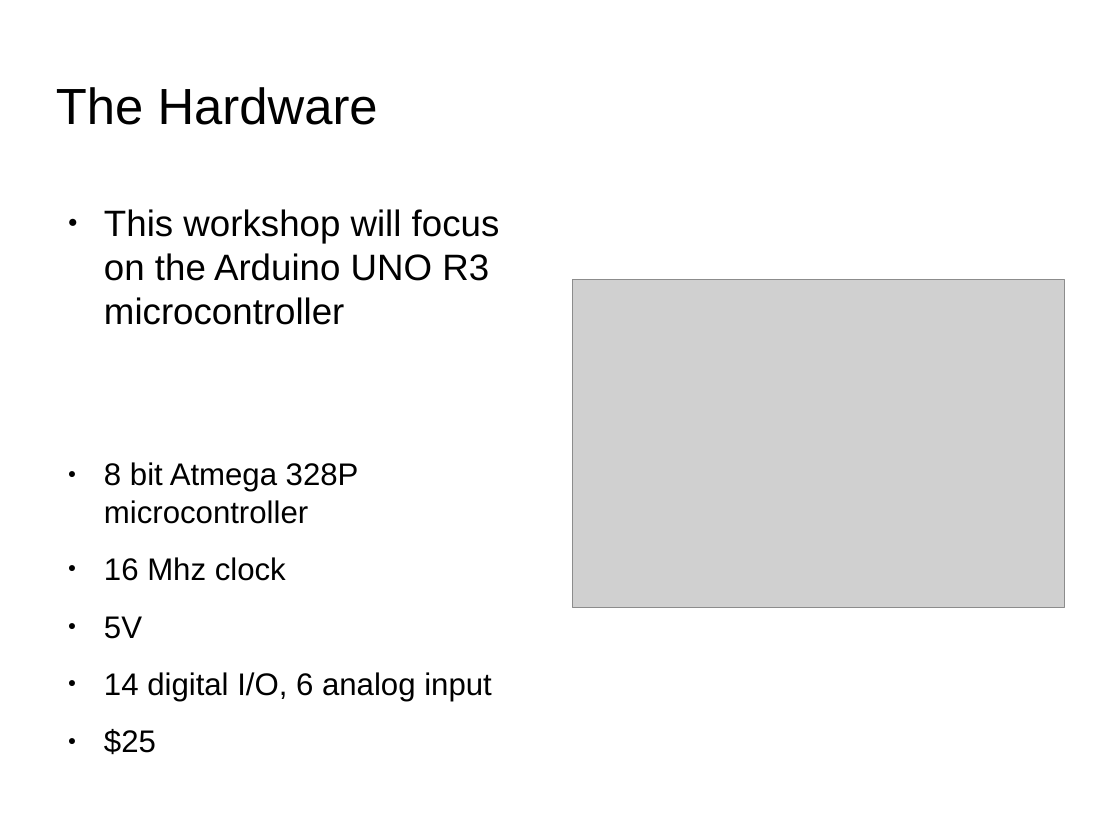
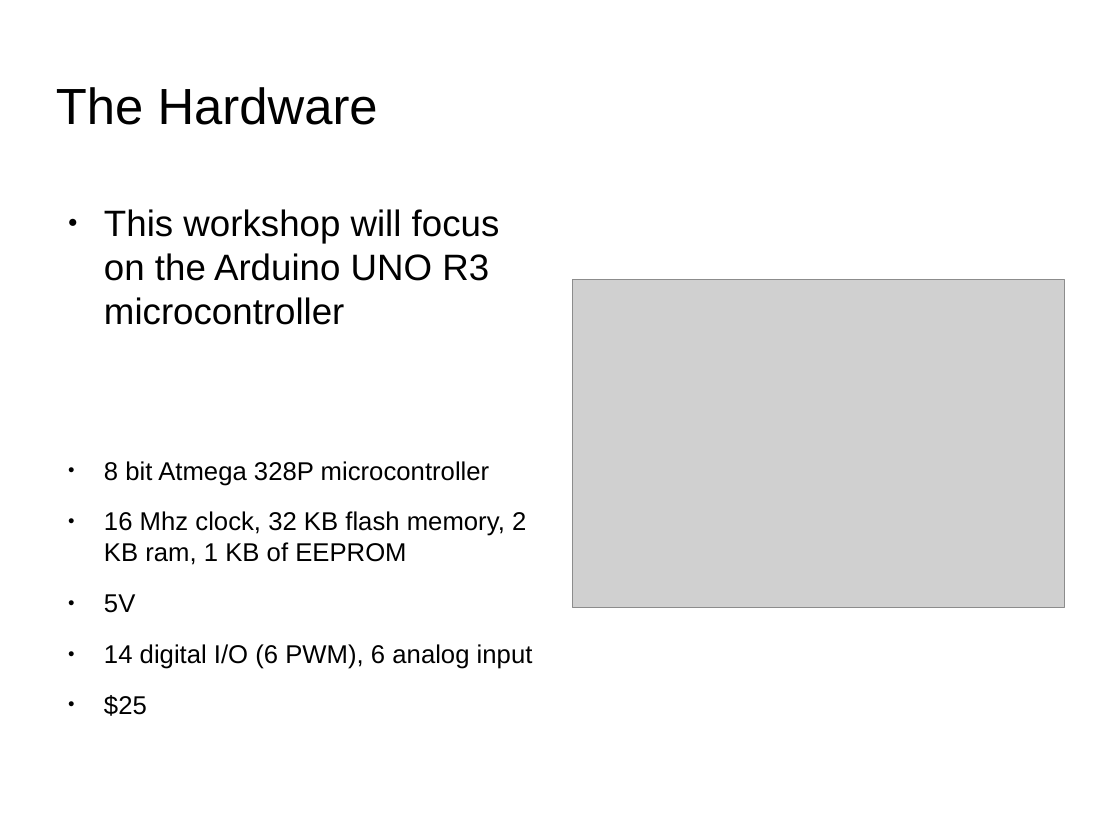
Before and after one commit to SIUE-ARC/Arduino-Workshop, a slide deck: slide 4 of Arduino-Workshop-eHacks.odp. Drawn at 1120x840 pixels with LibreOffice and Linux fonts; fonts in the diff are those of the drawing; grey boxes stand for pictures; background and template pictures are left out. Boxes give left, top, right and bottom in pixels: in the first picture for what was removed or moved away, otherwise in the second. Text is boxed around its words. In the diff, an @@ line names an element or a change of style, - is before the commit and + after.

```diff
--- a/Arduino-Workshop-eHacks.odp
+++ b/Arduino-Workshop-eHacks.odp
@@ text at [104,461,490,613]: size 22.1 to 18.2 pt in "8 bit Atmega 328P microcontroller", "5V", "$25" @@
@@ text at [104,511,526,565]: text changed; size 22.1 to 18.2 pt @@
-● 16 Mhz clock
+● 16 Mhz clock, 32 KB flash memory, 2 KB ram, 1 KB of EEPROM
@@ text at [104,644,533,669]: text changed; size 22.1 to 18.2 pt @@
-● 14 digital I/O, 6 analog input
+● 14 digital I/O (6 PWM), 6 analog input
```
Also in this commit, not shown: 4 slides added, 2 other files.
